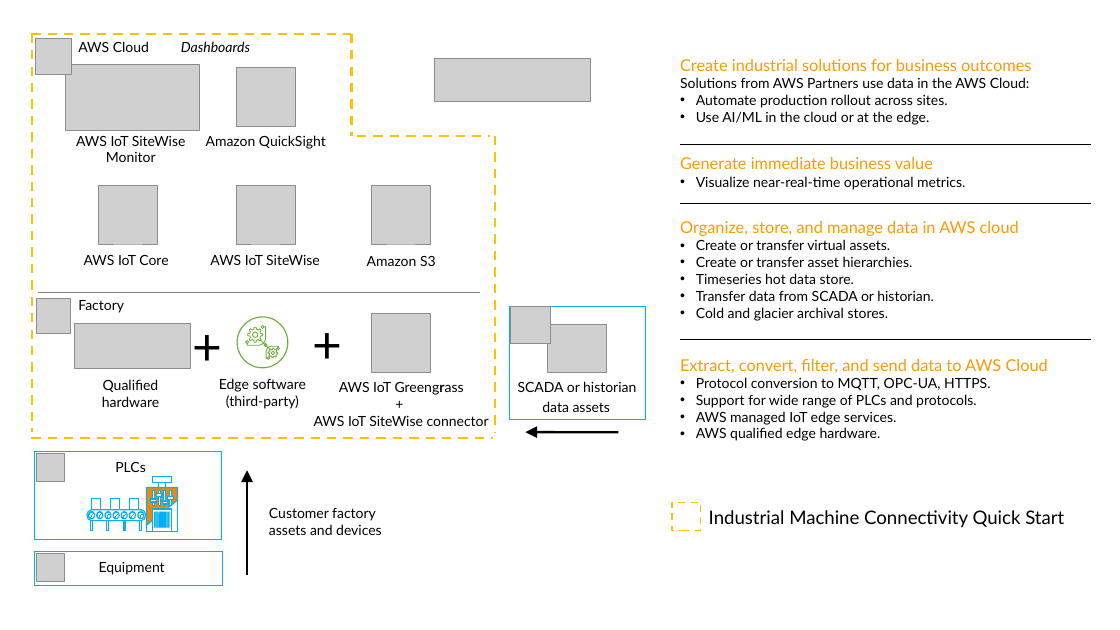
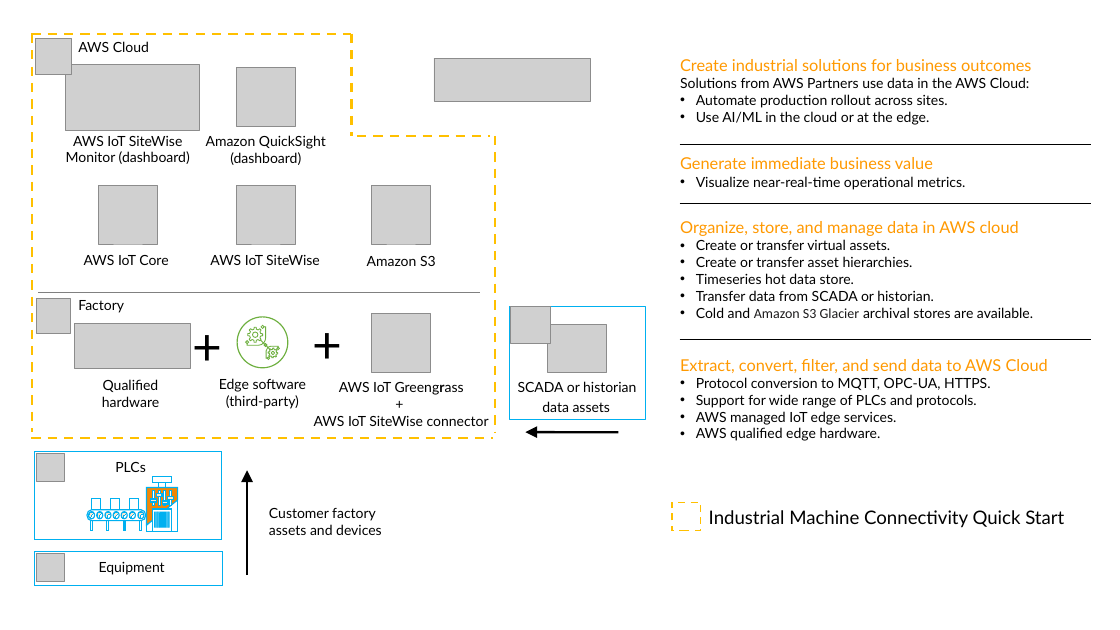
Before and after one commit to aws-quickstart/quickstart-aws-industrial-machine-connectivity, a slide deck: slide 4 of docs/images/IMC QS images.pptx. Drawn at 1120x630 pixels with LibreOffice and Linux fonts; fonts in the diff are those of the drawing; grey boxes stand for pictures. Boxes give left, top, right and bottom in pixels: in the first picture for what was removed or moved away, otherwise in the second. Text is boxed around its words. In the diff, an @@ line names an element or a change of style, - is before the commit and + after.

```diff
--- a/docs/images/IMC QS images.pptx
+++ b/docs/images/IMC QS images.pptx
@@ text removed at (181, 41, 250, 52) @@
-Dashboards
@@ text at (66, 136, 190, 164): text changed @@
-AWS IoT SiteWise Monitor
+AWS IoT SiteWise Monitor (dashboard)
@@ text at (206, 135, 326, 165): text changed @@
-Amazon QuickSight
+Amazon QuickSight
+(dashboard)
@@ text at (696, 307, 1033, 318): text changed @@
-• Cold and glacier archival stores.
+• Cold and Amazon S3 Glacier archival stores are available.
```
Also in this commit, not shown: 4 other files.
